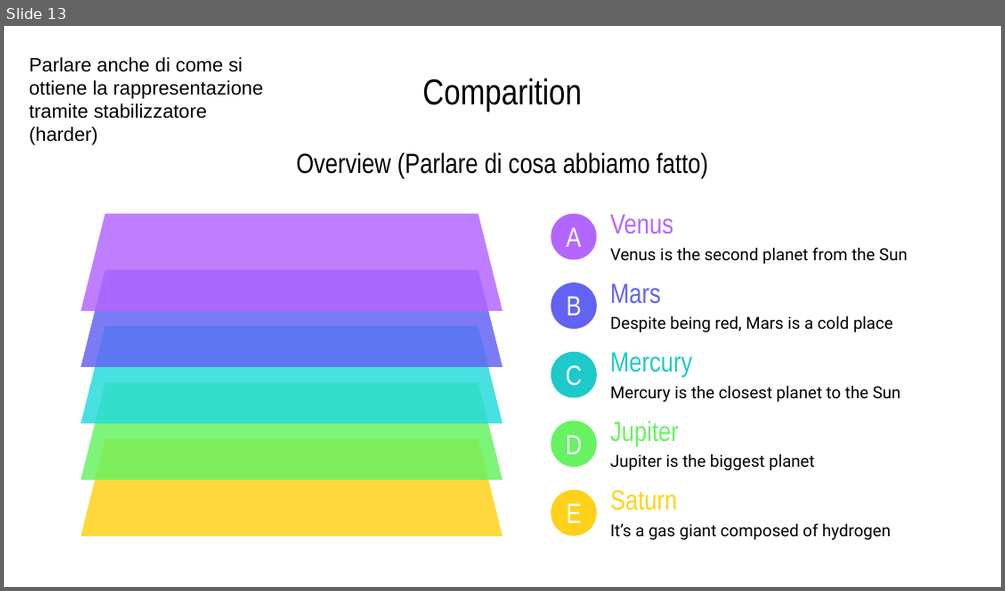
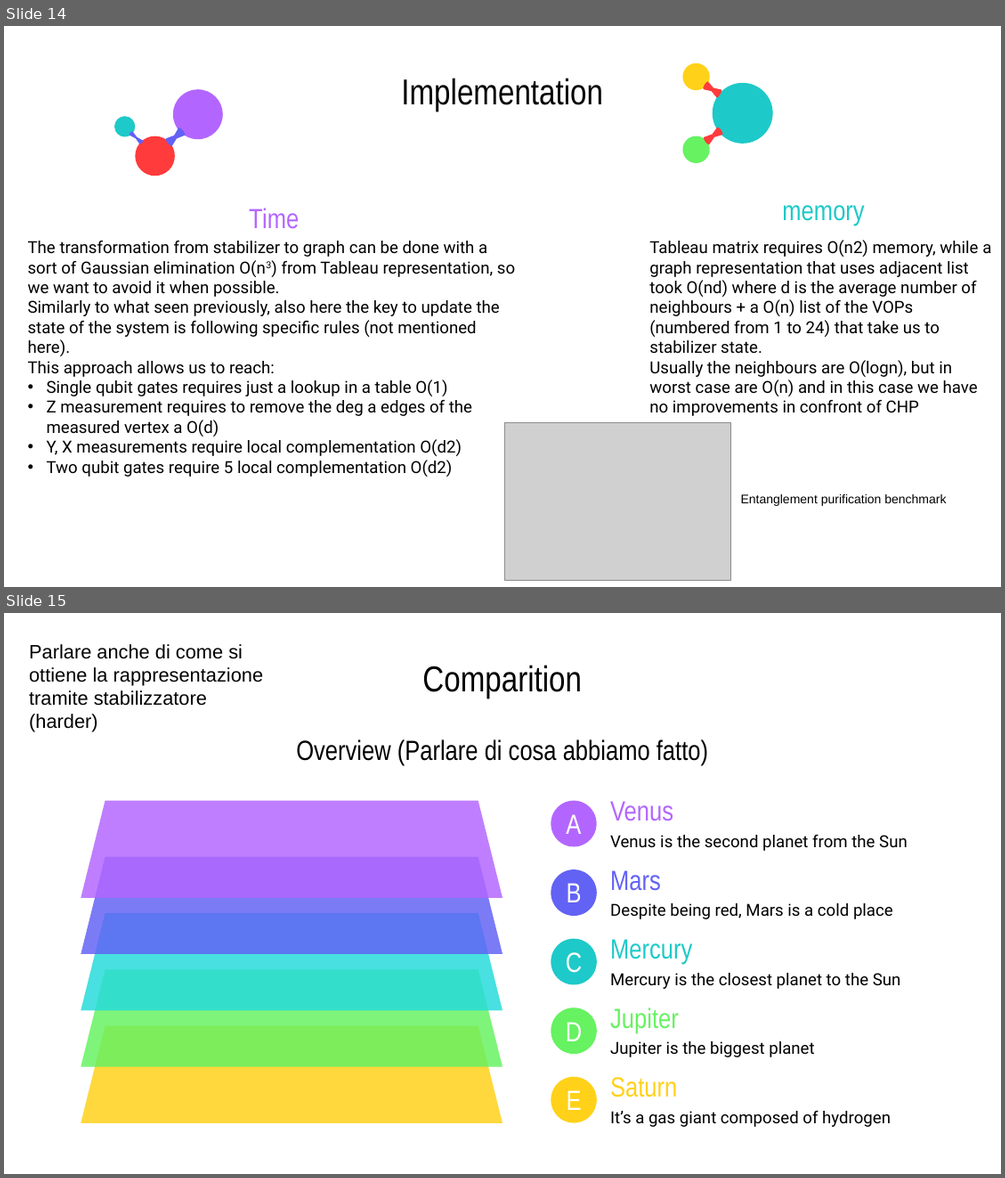
Before and after one commit to Moriarty2002/quantum-information, a slide deck: docs/elaborato.pptx. Shown one above the other, each under a label of ours: slide 13 before the commit, slides 14 and 15 after it. The pictures are 1005x591 and 1005x1178 pixels, drawn with LibreOffice and Linux fonts; fonts in the diff are those of the drawing; grey boxes stand for pictures. Boxes give left, top, right and bottom in pixels: in the first picture for what was removed or moved away, otherwise in the second. Text is boxed around its words. In the diff, an @@ line names an element or a change of style, - is before the commit and + after.

```diff
--- a/docs/elaborato.pptx
+++ b/docs/elaborato.pptx
@@ slide 14 added at box(4, 26, 1001, 587), background #FFFFFF @@
@@ title added at box(401, 78, 603, 111), 26 pt, text #000000 @@
+Implementation
@@ group added at box(114, 90, 223, 176): 5 freeform shapes @@
@@ group added at box(683, 62, 773, 162): 5 freeform shapes @@
@@ text added at box(249, 208, 299, 229), 20 pt, text #B366FF @@
+Time
@@ text added at box(782, 205, 864, 225), 20 pt, text #1EC9C9 @@
+memory
@@ text added at box(28, 240, 515, 476), 12 pt, text #000000 @@
+The transformation from stabilizer to graph can be done with a sort of Gaussian elimination O(n3) from Tableau representation, so we want to avoid it when possible.
+Similarly to what seen previously, also here the key to update the state of the system is following specific rules (not mentioned here).
+This approach allows us to reach:
+• Single qubit gates requires just a lookup in a table O(1)
+• Z measurement requires to remove the deg a edges of the measured vertex a O(d)
+• Y, X measurements require local complementation O(d2)
+• Two qubit gates require 5 local complementation O(d2)
@@ text added at box(649, 240, 991, 416), 12 pt, text #000000 @@
+Tableau matrix requires O(n2) memory, while a graph representation that uses adjacent list took O(nd) where d is the average number of neighbours + a O(n) list of the VOPs (numbered from 1 to 24) that take us to stabilizer state.
+Usually the neighbours are O(logn), but in worst case are O(n) and in this case we have no improvements in confront of CHP
@@ picture added at box(504, 423, 730, 580) @@
@@ text added at box(741, 494, 946, 506), 9 pt, text #000000 @@
+Entanglement purification benchmark
@@ what was slide 13 is now slide 15 @@
```
Also in this commit, not shown: 5 slides changed, 7 other slides added, 8 slides removed.
